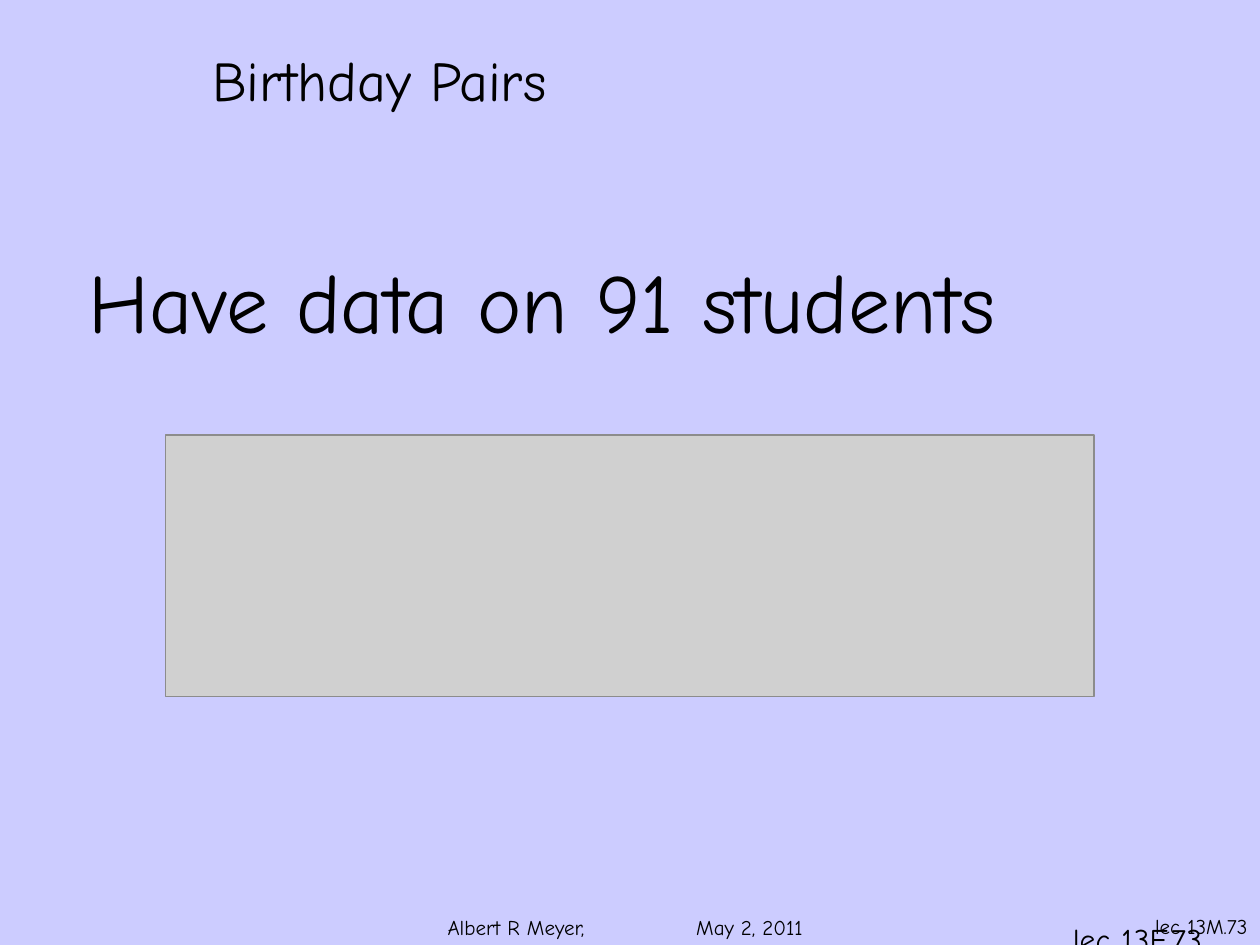
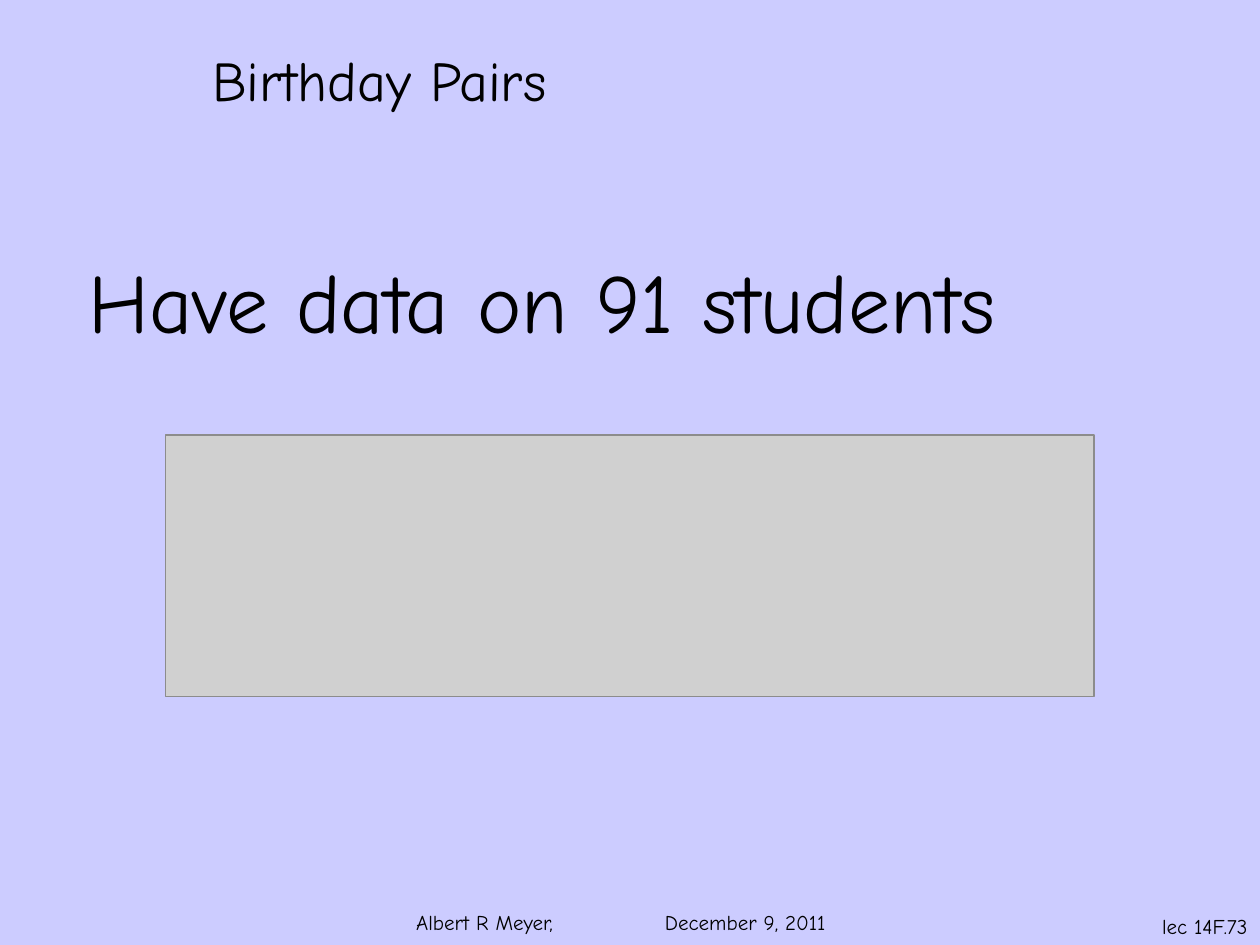
Before and after one commit to armeyer/mcs_web, a slide deck: slide 73 of fall11/slidesF11/slides14f.pptx. Drawn at 1260x945 pixels with LibreOffice and Linux fonts; fonts in the diff are those of the drawing; grey boxes stand for pictures; background and template pictures are left out. Boxes give left, top, right and bottom in pixels: in the first picture for what was removed or moved away, otherwise in the second. Text is boxed around its words. In the diff, an @@ line names an element or a change of style, - is before the commit and + after.

```diff
--- a/fall11/slidesF11/slides14f.pptx
+++ b/fall11/slidesF11/slides14f.pptx
@@ text at <box>416,915,825,934</box>: text changed @@
-Albert R Meyer, May 2, 2011
+Albert R Meyer, December 9, 2011
@@ page number removed at <box>1061,914,1260,945</box> @@
-lec 13F.73
@@ page number at <box>1162,919,1247,934</box>: text changed @@
-lec 13M.73
+lec 14F.73
```
Also in this commit, not shown: 79 other slides changed.
